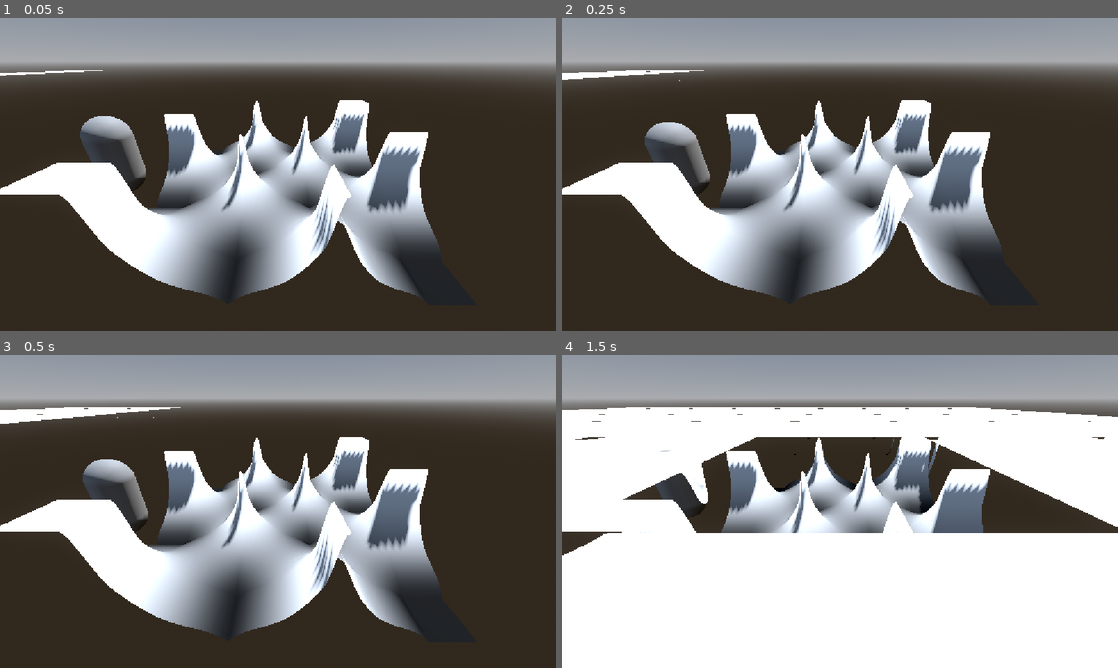
Above: before the commit, frames 1-4 (two rows, left to right).
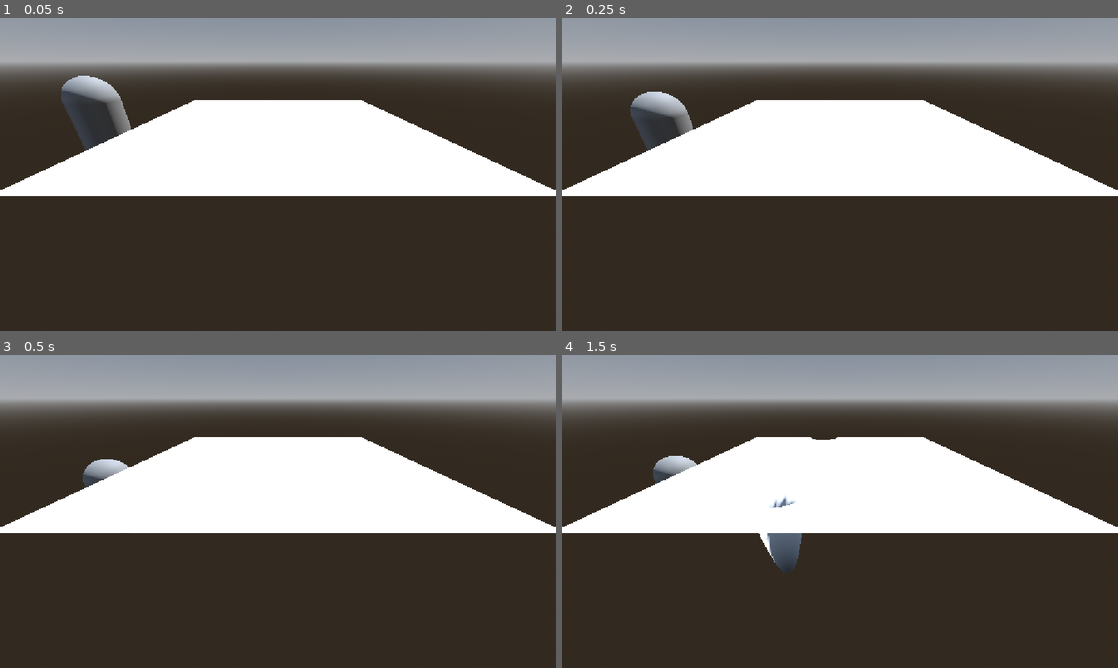
Above: after the commit, the same moments.

Repository: Frosnix-8/Snow-Prototype
Game: Godot game, scene res://main.tscn
The game is run twice, just before and just after one commit, with the same random seed, the same clock (stepped at 60 frames per second) and the same inputs.
Inputs (mouse positions are in pixels of both pictures, inside the frame that each line leads up to):
- Up to frame 1 (0.05 s): no input
- Up to frame 2 (0.25 s): no input
- Up to frame 3 (0.5 s): no input
- Up to frame 4 (1.5 s): tap Enter (ui_accept) at 0.5, 0.77, 1.07 s; move the mouse to (962, 495) at 0.52 s; hold Up (ui_up) 0.53-1.28 s; tap S (b) at 0.6 s; tap W (f) at 0.8, 1.35 s; move the mouse to (728, 527) at 1.27 s; hold Down (ui_down) from 1.28 s (still down)

The runs differ from the first frame. In frame 1, 31% of the frame differs, in the area x 0-100%, y 16-90%; in frame 2, 31%; in frame 3, 31%; in frame 4, 77%, in the area x 0-100%, y 16-100%.
Error before the commit: Cannot call method 'add_child' on a null value. (res://snow/snow_tile_prototype.gd:163)

Commit message:
first commit with threading

Diff:
--- /dev/null
+++ b/control.tscn
@@ -0,0 +1,24 @@
+[gd_scene format=3 uid="uid://0kq06q7uvbye"]
+
+[ext_resource type="PackedScene" uid="uid://b2lyjc7a7wuo8" path="res://snow/snow_stamp.tscn" id="1_0fbet"]
+
+[node name="Control" type="Control" unique_id=1816131286]
+layout_mode = 3
+anchors_preset = 15
+anchor_right = 1.0
+anchor_bottom = 1.0
+grow_horizontal = 2
+grow_vertical = 2
+
+[node name="SnowStamp" parent="." unique_id=95645194 instance=ExtResource("1_0fbet")]
+layout_mode = 0
+anchors_preset = 0
+
+[node name="SnowStamp2" parent="." unique_id=312532085 instance=ExtResource("1_0fbet")]
+layout_mode = 1
+anchor_left = 0.0078125
+anchor_top = 0.0015432099
+anchor_right = 0.025812501
+anchor_bottom = 0.03354321
+grow_horizontal = 1
+grow_vertical = 1
--- a/debug character.tscn
+++ b/debug character.tscn
@@ -6,7 +6,11 @@
 
 [sub_resource type="CapsuleShape3D" id="CapsuleShape3D_or73b"]
 
+[sub_resource type="CapsuleShape3D" id="CapsuleShape3D_x8p32"]
+
 [node name="CharacterBody3D" type="CharacterBody3D" unique_id=911457540]
+collision_layer = 3
+input_ray_pickable = false
 script = ExtResource("1_x8p32")
 
 [node name="MeshInstance3D" type="MeshInstance3D" parent="." unique_id=496867338]
@@ -14,3 +18,23 @@
 
 [node name="CollisionShape3D" type="CollisionShape3D" parent="." unique_id=887595502]
 shape = SubResource("CapsuleShape3D_or73b")
+
+[node name="RayCast3D" type="RayCast3D" parent="." unique_id=794266017]
+transform = Transform3D(1, 0, 0, 0, 1, 0, 0, 0, 1, 0, 1.1114403, 0)
+target_position = Vector3(0, -4, 0)
+collision_mask = 2
+
+[node name="Area3D" type="Area3D" parent="." unique_id=1977342919]
+collision_layer = 2
+collision_mask = 2
+
+[node name="CollisionShape3D" type="CollisionShape3D" parent="Area3D" unique_id=66592632]
+shape = SubResource("CapsuleShape3D_x8p32")
+disabled = true
+
+[node name="Camera3D" type="Camera3D" parent="." unique_id=426081362]
+transform = Transform3D(1, 0, 0, 0, 1, 0, 0, 0, 1, 0, 0.8, -0.4)
+fov = 104.1
+
+[connection signal="body_entered" from="Area3D" to="." method="_on_area_3d_body_entered"]
+[connection signal="body_exited" from="Area3D" to="." method="_on_area_3d_body_exited"]
--- a/debug_character.gd
+++ b/debug_character.gd
@@ -3,11 +3,26 @@
 
 const SPEED = 5.0
 const JUMP_VELOCITY = 4.5
+const HEIGHT : float = 2.0
+@onready var snow_check_ray : RayCast3D = $RayCast3D
+@onready var snow_check : Area3D = $Area3D
+@export var no_gravity := false
+var did_not_move := false
+var ticks := 0
+var ticks_since_moved := 0
 
+func _ready() -> void:
+	Input.mouse_mode =Input.MOUSE_MODE_CAPTURED
 
 func _physics_process(delta: float) -> void:
+	ticks += 1
+	ticks_since_moved += 1
+	if current_tile and ticks % 3 == 0:
+		#current_tile.on_player_step(snow_check.global_position)
+		print("deforming snow")
+
 	# Add the gravity.
-	if not is_on_floor():
+	if not is_on_floor() and !no_gravity:
 		velocity += get_gravity() * delta
 
 	# Handle jump.
@@ -17,12 +32,48 @@
 	# Get the input direction and handle the movement/deceleration.
 	# As good practice, you should replace UI actions with custom gameplay actions.
 	var input_dir := Input.get_vector("l", "r", "f", "b")
-	var direction := (transform.basis * Vector3(input_dir.x, 0, input_dir.y)).normalized()
+	var direction :Vector3= (basis * Vector3(input_dir.x, 0, input_dir.y)).normalized()
 	if direction:
 		velocity.x = direction.x * SPEED
 		velocity.z = direction.z * SPEED
+		ticks_since_moved = 0
+
 	else:
 		velocity.x = move_toward(velocity.x, 0, SPEED)
 		velocity.z = move_toward(velocity.z, 0, SPEED)
 
+	$RayCast3D.position = basis * direction  + Vector3(0.0,1.1,0.0)
+	if ticks % 3 == 0 and ticks_since_moved < 10:
+			if check_for_snow(direction):
+				print("hit snow")
+
 	move_and_slide()
+
+
+var current_tile : Snow_Tile
+
+func check_for_snow(direction : Vector3) -> bool:
+	var collider :Node3D= snow_check_ray.get_collider()
+	if !collider :
+		return false
+	var potential = collider.get_parent()
+	if potential is Snow_Tile:
+		print("potential is snow!")
+
+		potential.on_player_step(global_position + direction * 0.5, ((global_position.y - (HEIGHT / 2.0))))
+	return false
+
+func _on_area_3d_body_entered(body: Node3D) -> void:
+	var collider =body.get_parent()
+	if collider is Snow_Tile:
+		current_tile = collider
+
+func _on_area_3d_body_exited(body: Node3D) -> void:
+	var collider = body.get_parent()
+	if collider == current_tile:
+		current_tile = null
+
+func _unhandled_input(event: InputEvent) -> void:
+	if event is InputEventMouseMotion:
+		$Camera3D.rotation.x -= event.relative.y * 0.001
+		rotation.y -= event.relative.x * 0.001
--- a/main.tscn
+++ b/main.tscn
@@ -13,9 +13,6 @@
 [sub_resource type="Environment" id="Environment_0xm2m"]
 background_mode = 2
 sky = SubResource("Sky_ig7tw")
-ssao_enabled = true
-sdfgi_enabled = true
-glow_enabled = true
 
 [sub_resource type="WorldBoundaryShape3D" id="WorldBoundaryShape3D_or73b"]
 
@@ -32,8 +29,6 @@
 transform = Transform3D(1, 0, 0, 0, 0.87465984, 0.4847372, 0, -0.4847372, 0.87465984, 0, 3.2038226, 4.736644)
 
 [node name="snow prototype" parent="." unique_id=1617259352 instance=ExtResource("1_ig7tw")]
-debug_step = true
-debug_propagate_large_area = true
 
 [node name="StaticBody3D" type="StaticBody3D" parent="." unique_id=1905197410]
 transform = Transform3D(1, 0, 0, 0, 1, 0, 0, 0, 1, 0, -0.038975835, 0)
@@ -42,4 +37,4 @@
 shape = SubResource("WorldBoundaryShape3D_or73b")
 
 [node name="CharacterBody3D" parent="." unique_id=911457540 instance=ExtResource("2_0xm2m")]
-transform = Transform3D(1, 0, 0, 0, 1, 0, 0, 0, 1, -4.0786433, 1.1193466, 0)
+transform = Transform3D(1, 0, 0, 0, 1, 0, 0, 0, 1, -4.0786433, 1.954421, 0)
--- a/project.godot
+++ b/project.godot
@@ -58,4 +58,3 @@
 [rendering]
 
 rendering_device/driver.windows="d3d12"
-renderer/rendering_method="mobile"
--- a/snow/snow prototype.tscn
+++ b/snow/snow prototype.tscn
@@ -3,16 +3,15 @@
 [ext_resource type="Script" uid="uid://cbbw30ule5idi" path="res://snow/snow_tile_prototype.gd" id="1_hp2t0"]
 [ext_resource type="Shader" uid="uid://c8do3d0xbyfl0" path="res://snow/snow.gdshader" id="2_3lv7v"]
 [ext_resource type="Texture2D" uid="uid://7501kxu043fo" path="res://snow/snow-compresion-curve-tex.tres" id="3_3lv7v"]
-[ext_resource type="PackedScene" uid="uid://b2lyjc7a7wuo8" path="res://snow/snow_stamp.tscn" id="4_f7awi"]
 
-[sub_resource type="ViewportTexture" id="ViewportTexture_l1xd2"]
+[sub_resource type="ViewportTexture" id="ViewportTexture_3lv7v"]
 viewport_path = NodePath("SnowViewPort")
 
 [sub_resource type="ShaderMaterial" id="ShaderMaterial_83my3"]
 resource_local_to_scene = true
 render_priority = 0
 shader = ExtResource("2_3lv7v")
-shader_parameter/snow_tex = SubResource("ViewportTexture_l1xd2")
+shader_parameter/snow_tex = SubResource("ViewportTexture_3lv7v")
 shader_parameter/snow_curve_intensity = ExtResource("3_3lv7v")
 shader_parameter/max_height = 2.0
 
@@ -47,6 +46,8 @@
 mesh = SubResource("PlaneMesh_ii28r")
 
 [node name="SnowCollision" type="StaticBody3D" parent="." unique_id=1515793935]
+collision_layer = 2
+collision_mask = 2
 
 [node name="CollisionShape3D" type="CollisionShape3D" parent="SnowCollision" unique_id=675750131]
 transform = Transform3D(0.75, 0, 0, 0, 0.75, 0, 0, 0, 0.75, 0, 0, 0)
@@ -64,8 +65,6 @@
 oversampling = false
 size = Vector2i(128, 128)
 render_target_update_mode = 1
-
-[node name="TextureRect" parent="SnowViewPort" unique_id=95645194 instance=ExtResource("4_f7awi")]
 
 [node name="snowbase" type="TextureRect" parent="SnowViewPort" unique_id=20394613]
 z_index = -1
--- a/snow/snow_stamp.tscn
+++ b/snow/snow_stamp.tscn
@@ -4,13 +4,13 @@
 
 [sub_resource type="ShaderMaterial" id="ShaderMaterial_83my3"]
 shader = ExtResource("1_yekp3")
-shader_parameter/stamp_radius = 0.5000000074506
-shader_parameter/stamp_depth = 0.30000000447036
+shader_parameter/stamp_radius = 0.60000000894072
+shader_parameter/stamp_depth = 0.5000000074506
 
 [sub_resource type="PlaceholderTexture2D" id="PlaceholderTexture2D_vcoss"]
 size = Vector2(21, 21)
 
-[node name="TextureRect" type="TextureRect" unique_id=95645194]
+[node name="SnowStamp" type="TextureRect" unique_id=95645194]
 material = SubResource("ShaderMaterial_83my3")
 anchors_preset = -1
 anchor_right = 0.018000001
--- a/snow/snow_tile_prototype.gd
+++ b/snow/snow_tile_prototype.gd
@@ -1,7 +1,7 @@
 extends Node3D
 class_name Snow_Tile
 const TEXTURE_RESOLUTION : int = 128
-const CPU_HEIGHTMAP_RESOLUTION : int = 64
+const CPU_HEIGHTMAP_RESOLUTION : int = 6
 const CPU_HEIGHTMAP_RESOLUTION_REDUCED : int = 9
 static var CPU_grid_thread : Thread = Thread.new()
 static var CPU_grid_thread_semaphore : Semaphore = Semaphore.new()
@@ -49,9 +49,10 @@
 #region CPU side snow height map
 var snow_map_CPU : PackedFloat32Array
 var snow_map_CPU_reduced : PackedFloat32Array
+@export var no_collision:bool = false
 @export var use_thread : bool = true
 var is_updating_collision := false
-@export var collision_update_ratio : int = 3
+@export var collision_update_ratio : int = 4
 var collisions_changed : bool = false
 
 
@@ -86,8 +87,8 @@
 	snow_tex_2.position = Vector2.ZERO
 	idle_timer.wait_time = bake_idle_time
 
-	snow_mesh_material = snow_mesh.get_active_material(0).duplicate()
-	snow_mesh.set_surface_override_material(0, snow_mesh_material)
+	snow_mesh_material = snow_mesh.get_active_material(0)#.duplicate()
+	#snow_mesh.set_surface_override_material(0, snow_mesh_material)
 	#snow_mesh.set_instance_shader_parameter("snow_curve", snow_curve)
 	snow_mesh_material.set_shader_parameter("snow_tex", snow_viewport_1.get_texture())
 	snow_mesh_material.set_shader_parameter("max_height", snow_max_height)
@@ -98,6 +99,8 @@
 		set_process_unhandled_input(false)
 	if !debug_print:
 		set_physics_process(false)
+	if no_collision:
+		coliision.queue_free()
 func start_thread() -> void:
 	if thread_started:
 		return
@@ -169,7 +172,8 @@
 
 	var mat : ShaderMaterial = stamp.material
 	mat.set_shader_parameter("stamp_radius", radius)
-	mat.set_shader_parameter("stamp_depth", depth)
+
+	stamp.set_instance_shader_parameter("stamp_depth", depth)
 	check_event_count()
 	idle_timer.start()
 	update_viewport()
@@ -178,6 +182,8 @@
 # Only iterate the grid cells that could plausibly fall inside falloff_radius,
 # instead of scanning the full 64x64 grid every footstep.
 func CPU_snow_compression_event(local_uv : Vector2, radius: float, depth : float) -> Error:
+	if no_collision:
+		return OK
 	var grid_res := CPU_HEIGHTMAP_RESOLUTION
 	var falloff_radius : float = radius * 0.3
 	collisions_changed = true
@@ -321,10 +327,16 @@
 
 	return Vector2(u, v)
 
-func on_player_step(world_position: Vector3) -> void:
+func on_player_step(world_position: Vector3, collision_height : float = -999.0) -> void:
 	var local_uv : Vector2 = world_to_tile_uv(world_position)
-	snow_compression_event(local_uv, 0.5, 0.4)
-	CPU_snow_compression_event(local_uv, 0.5, 0.4)
+	var depth := 0.4
+	if collision_height != -999.0:
+		depth = clamp((1.0 -((collision_height - global_position.y)) / snow_max_height), 0.0, 1.0)
+		print("position of snow:",global_position.y)
+		printt("height of collider:",collision_height)
+	snow_compression_event(local_uv, 0.6, depth)
+	CPU_snow_compression_event(local_uv, 0.6, depth)
+	print("depth is ", depth)
 	return
 
 func setup_snow(_target_height : float = 1.2) -> void:
@@ -390,15 +402,11 @@
 	return dst
 
 func _unhandled_input(event: InputEvent) -> void:
-	if event.is_action_pressed("ui_accept", true):
-		for x in range(1):
-			on_player_step(Vector3(randf_range(-3,3),0,randf_range(-3,3)))
+	if event.is_action_pressed("ui_accept"):
+
+		on_player_step(Vector3(randf_range(-3,3),0,randf_range(-3,3)))
 
 		printt("there are", stamp_count, "stamps")
-	elif event.is_action_pressed("ui_down"):
-		bake_snow_compression_CPU(self)
-	elif event.is_action_pressed("ui_up"):
-		bake_snow_compression()
 	elif event.is_action_pressed("ui_left"):
 		update_collision()
 
--- a/snow/snowstampshader.gdshader
+++ b/snow/snowstampshader.gdshader
@@ -1,10 +1,11 @@
 shader_type canvas_item;
-render_mode blend_add;
+
+render_mode blend_mix;
 //radius in meters. may exceed snow tile size!
 uniform float stamp_radius : hint_range(0.0, 10.0, 0.1);
 //depth in % of the height reduced. 0 means no more snow, 1 means max.
-uniform float stamp_depth : hint_range(0.0, 1.0, 0.1);
-uniform sampler2D SCREEN_TEXTURE : hint_screen_texture, filter_linear_mipmap;
+instance uniform float stamp_depth : hint_range(0.0, 1.0, 0.1);
+uniform sampler2D SCREEN_TEXTURE : hint_screen_texture, filter_linear;
 
 //void vertex() {
 	//// Called for every vertex the material is visible on.
@@ -13,17 +14,18 @@
 void fragment() {
 	// Called for every pixel the material is visible on.
 	float dist = length(UV - vec2(0.5));
-	float falloff = 1.0 - smoothstep(0.0, stamp_radius, dist);
+	float falloff = 1.0 - smoothstep(0.0, stamp_radius,dist);
+
 	//COLOR = vec4(falloff,falloff,falloff,1.0);
 	float depth = (falloff * stamp_depth) * 2.0;
-	COLOR = vec4(depth,depth,depth,1.0);
-	//vec2 SCREEN_UV_CLAMP = clamp(SCREEN_UV, vec2(0.0), vec2(1.0));
-	//vec4 existing = texture(SCREEN_TEXTURE, SCREEN_UV_CLAMP);
-	////float result = min(existing.r, depth);
-	//float result = existing.r + depth;
-	//result = clamp(result, 0.0, 1.0);
-	//depth is outputed as a height reduction
-	//COLOR = vec4(result,result,result, 1.0);
+	//COLOR = vec4(depth,depth,depth,depth);
+	vec2 SCREEN_UV_CLAMP = clamp(SCREEN_UV, vec2(0.0), vec2(1.0));
+	vec4 existing = texture(SCREEN_TEXTURE, SCREEN_UV_CLAMP);
+	float result = max(existing.r, depth);
+	////float result = existing.r + depth;
+	////result = clamp(result, 0.0, 1.0);
+	////depth is outputed as a height reduction
+	COLOR = vec4(result,result,result,result);
 
 }
 
